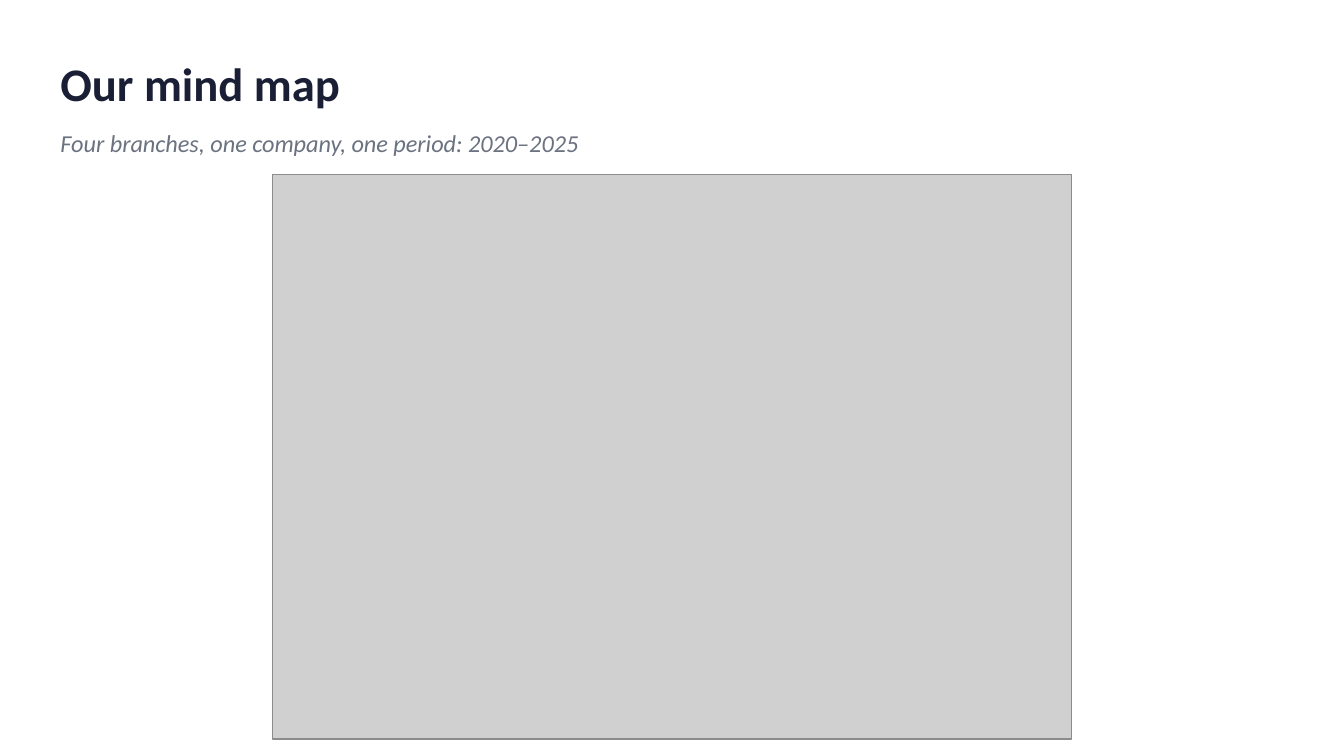
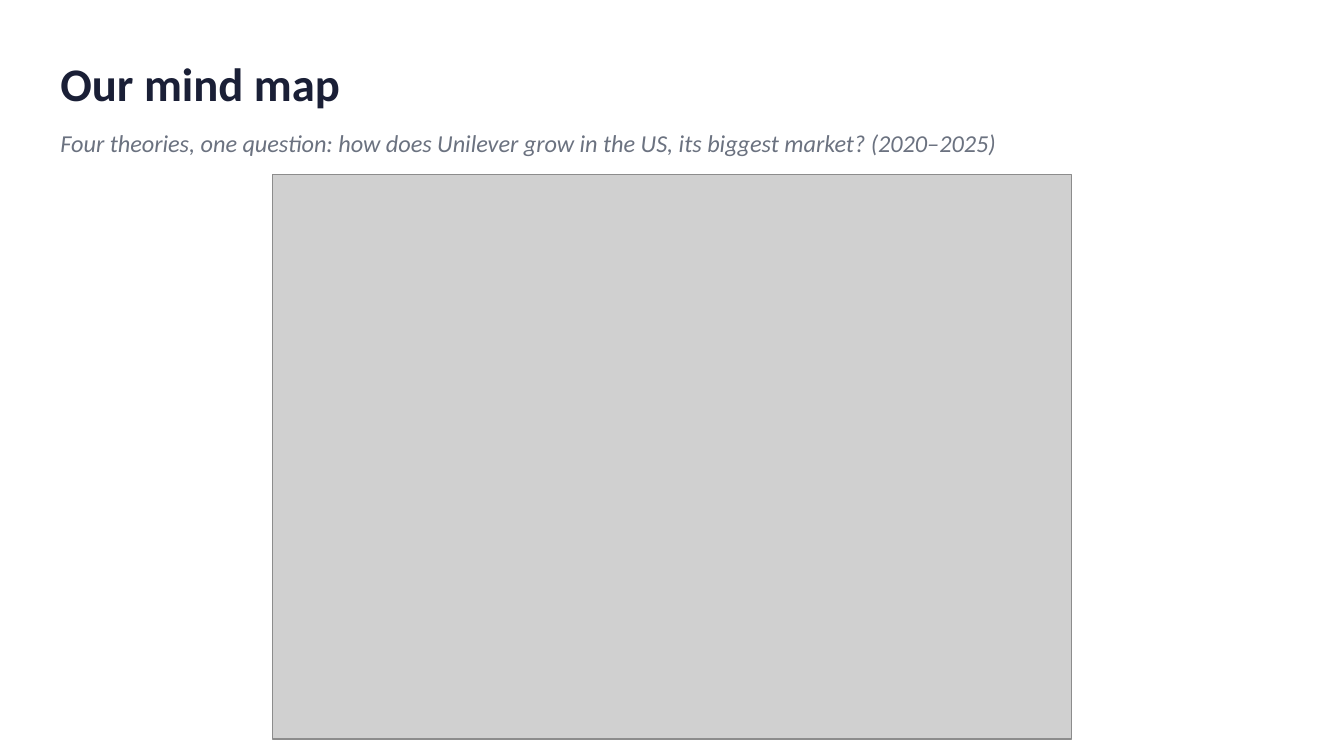
Before and after one commit to dollar3651314/mymba, a slide deck: slide 2 of content/busi1763/files/Unilever_Group_EN.pptx. Drawn at 1344x756 pixels with LibreOffice and Linux fonts; fonts in the diff are those of the drawing; grey boxes stand for pictures. Boxes give left, top, right and bottom in pixels: in the first picture for what was removed or moved away, otherwise in the second. Text is boxed around its words. In the diff, an @@ line names an element or a change of style, - is before the commit and + after.

```diff
--- a/content/busi1763/files/Unilever_Group_EN.pptx
+++ b/content/busi1763/files/Unilever_Group_EN.pptx
@@ text at [60, 134, 996, 156]: text changed @@
-Four branches, one company, one period: 2020–2025
+Four theories, one question: how does Unilever grow in the US, its biggest market? (2020–2025)
```
Also in this commit, not shown: 13 other slides changed, 16 other files.
